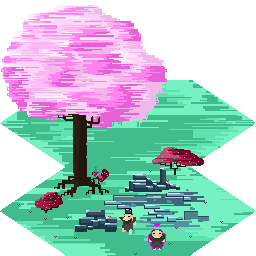
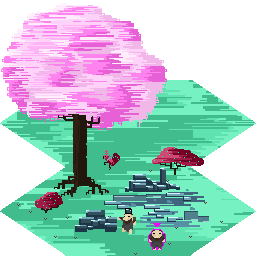
Layered file, before and after one edit (256 x 256). Changes by layer:
painted on "gibier" over (92, 150, 120, 185)
painted on "select_peon" over (92, 154, 120, 185)
painted on "peon" over (92, 150, 120, 185)
painted on "sol_super_4" (2nd of 2, in "sol_super_4") over (92, 150, 120, 185)
painted on "sol_super_2" (1st of 4, in "sol_super_rocheux") over (92, 150, 120, 185)
painted on "sol_super_2" (2nd of 4, in "sol_super_3") over (92, 150, 120, 185)
